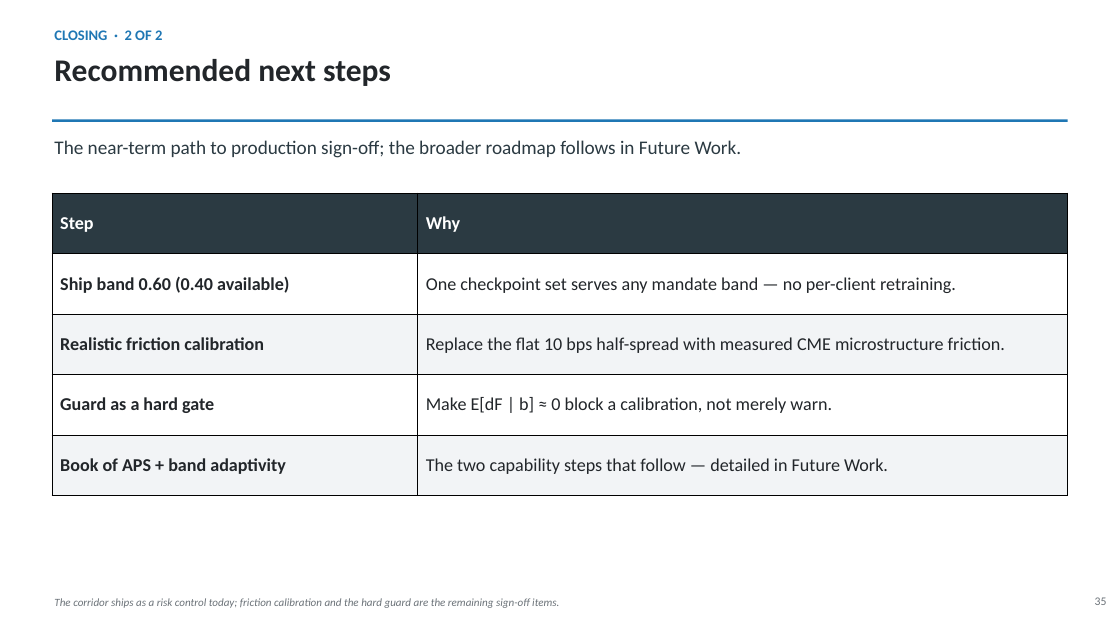
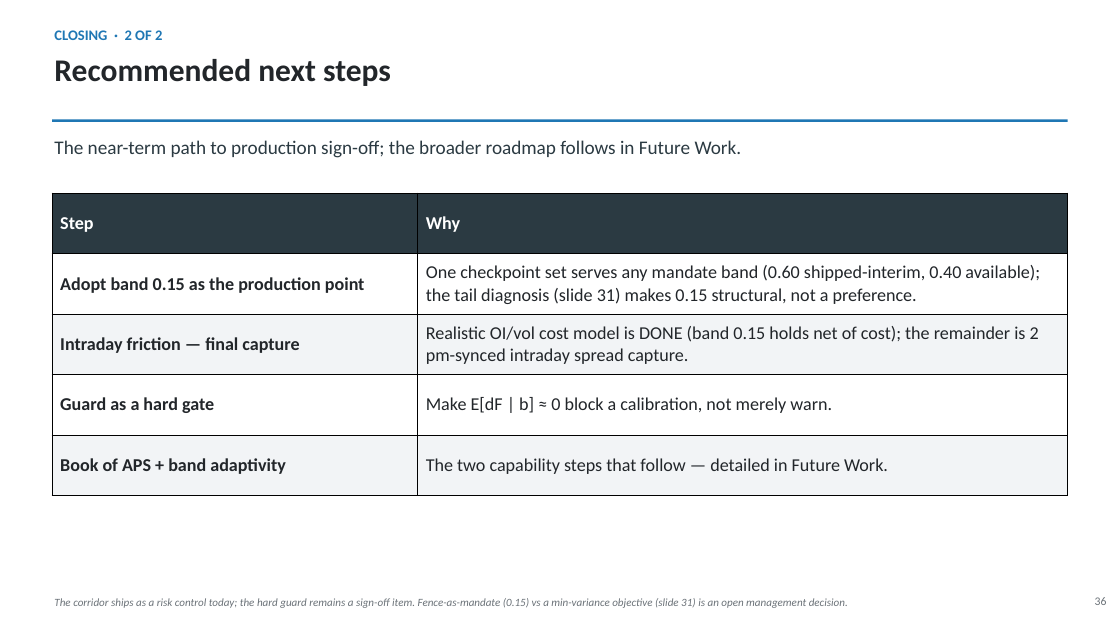
Before and after one commit to sylam/riskflow, a slide deck: slide 36 of artifacts/platinum_hedge_management_deck.pptx (slide 35 before the commit). Drawn at 1120x630 pixels with LibreOffice and Linux fonts; fonts in the diff are those of the drawing. Boxes give left, top, right and bottom in pixels: in the first picture for what was removed or moved away, otherwise in the second. Text is boxed around its words. In the diff, an @@ line names an element or a change of style, - is before the commit and + after.

```diff
--- a/artifacts/platinum_hedge_management_deck.pptx
+++ b/artifacts/platinum_hedge_management_deck.pptx
@@ table at bbox=[52, 193, 1068, 496] @@
-row 2, column 1: Ship band 0.60 (0.40 available)
+row 2, column 1: Adopt band 0.15 as the production point
-row 2, column 2: One checkpoint set serves any mandate band — no per-client retraining.
+row 2, column 2: One checkpoint set serves any mandate band (0.60 shipped-interim, 0.40 available); the tail diagnosis (slide 31) makes 0.15 structural, not a preference.
-row 3, column 1: Realistic friction calibration
+row 3, column 1: Intraday friction — final capture
-row 3, column 2: Replace the flat 10 bps half-spread with measured CME microstructure friction.
+row 3, column 2: Realistic OI/vol cost model is DONE (band 0.15 holds net of cost); the remainder is 2 pm-synced intraday spread capture.
@@ text at bbox=[54, 598, 848, 608]: text changed @@
-The corridor ships as a risk control today; friction calibration and the hard guard are the remaining sign-off items.
+The corridor ships as a risk control today; the hard guard remains a sign-off item. Fence-as-mandate (0.15) vs a min-variance objective (slide 31) is an open management decision.
@@ text at bbox=[1095, 597, 1107, 605]: text changed @@
-35
+36
```
Also in this commit, not shown: 19 other slides changed, 1 slide added.
